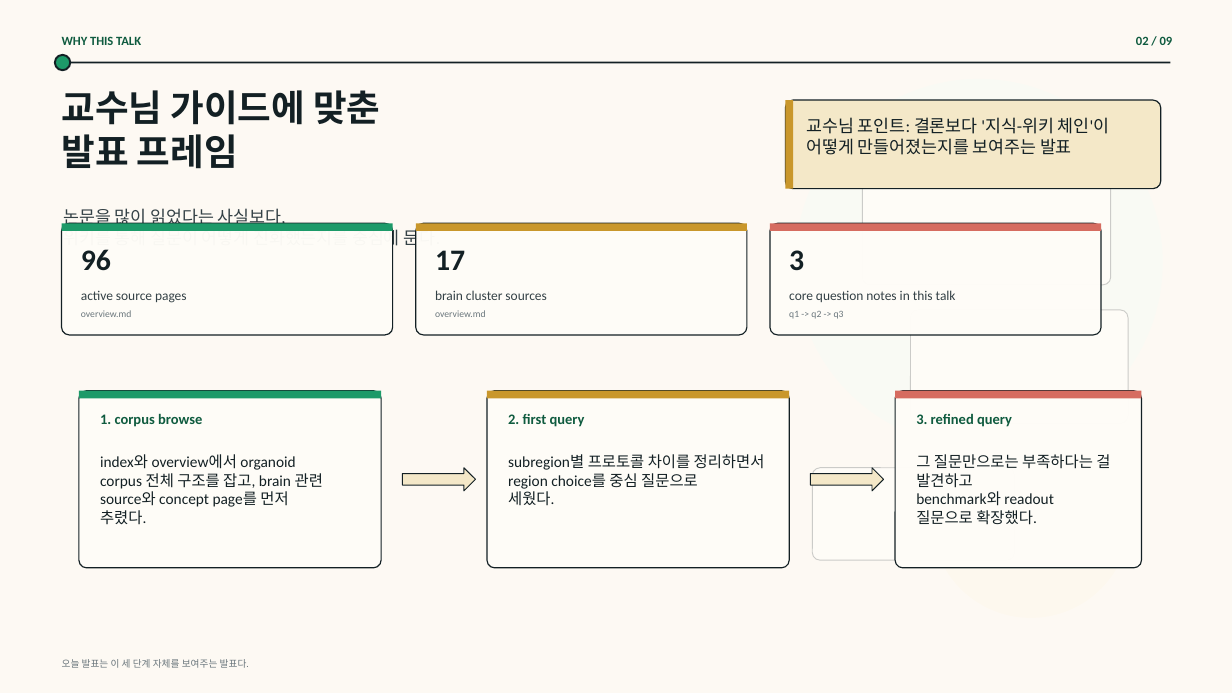
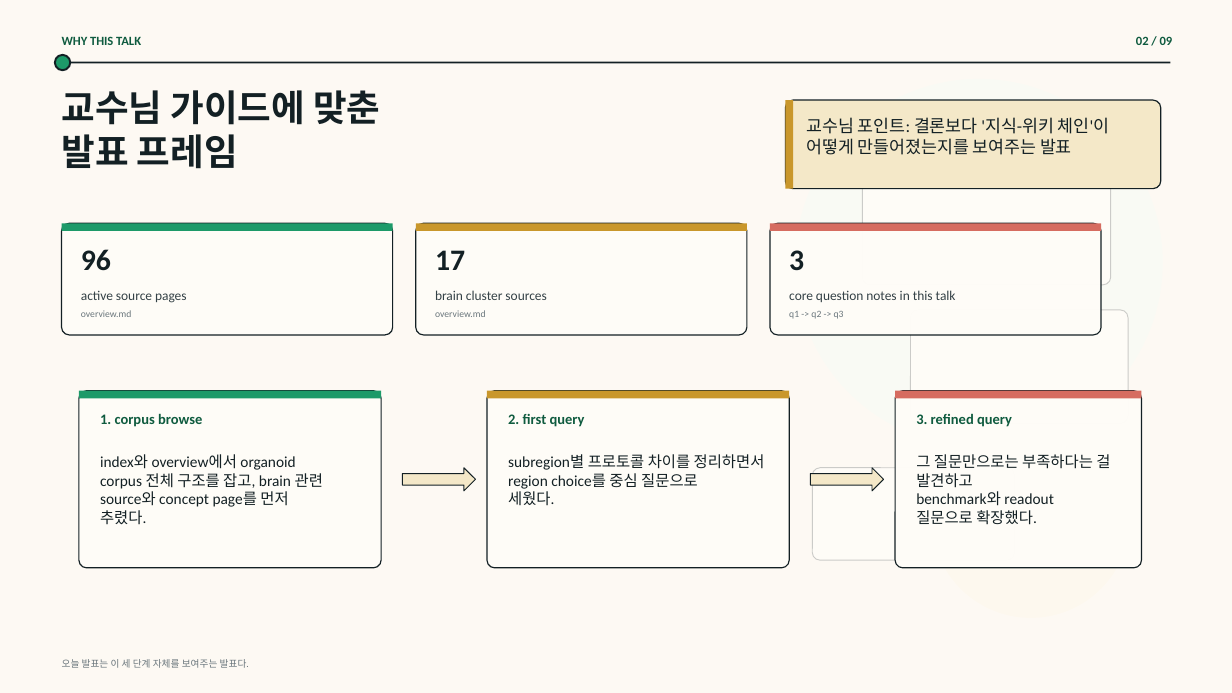
Before and after one commit to lewisdv/paperatlas, a slide deck: slide 2 of collections/organoid/presentation/brain-organoid-question-journey/outputs/output.pptx. Drawn at 1232x693 pixels with LibreOffice and Linux fonts; fonts in the diff are those of the drawing; background and template pictures are left out. Boxes give left, top, right and bottom in pixels: in the first picture for what was removed or moved away, otherwise in the second. Text is boxed around its words. In the diff, an @@ line names an element or a change of style, - is before the commit and + after.

```diff
--- a/collections/organoid/presentation/brain-organoid-question-journey/outputs/output.pptx
+++ b/collections/organoid/presentation/brain-organoid-question-journey/outputs/output.pptx
@@ text removed at (x1=63, y1=208, x2=440, y2=249) @@
-논문을 많이 읽었다는 사실보다,
-위키를 통해 질문이 어떻게 진화했는지를 중심에 둔다.
```
Also in this commit, not shown: 5 other slides changed, 9 other files.
